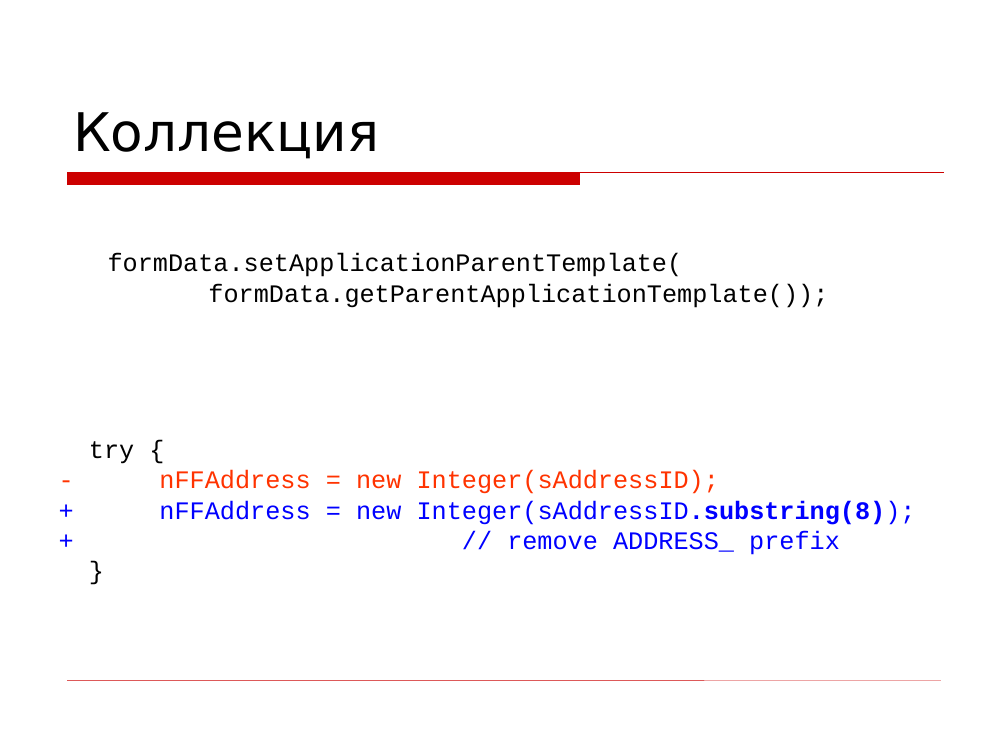
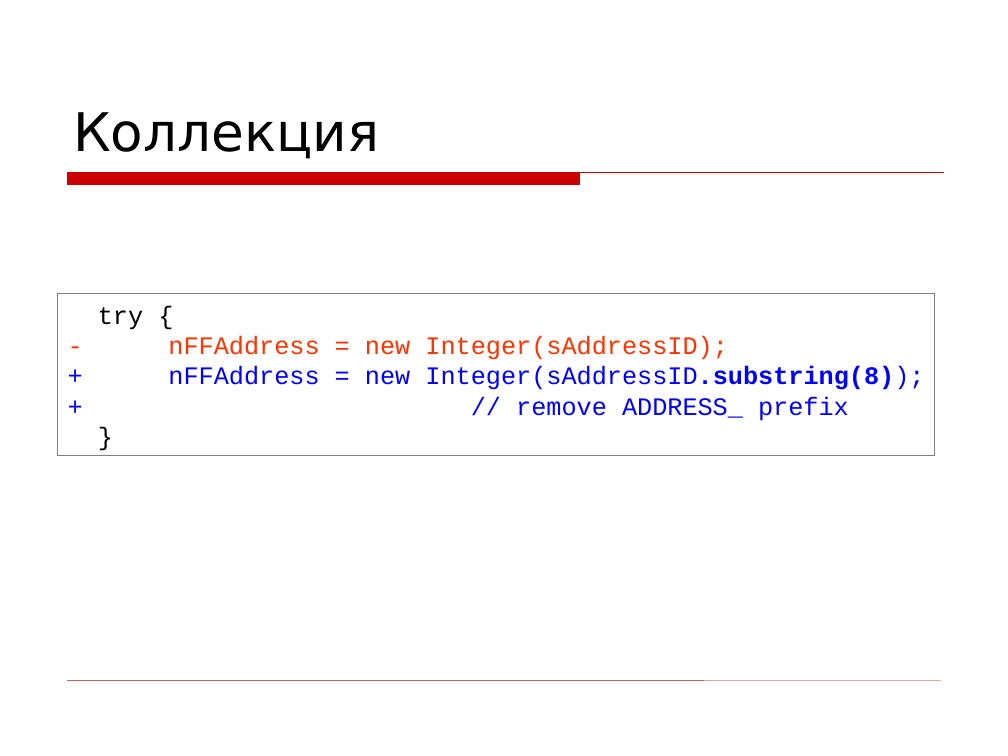
Before and after one commit to asolntsev/presentations, a slide deck: slide 22 of wtf-code/WTF_code.devclub.ru.ppt (slide 27 before the commit). Drawn at 1008x756 pixels with LibreOffice and Linux fonts; fonts in the diff are those of the drawing; background and template pictures are left out. Boxes give left, top, right and bottom in pixels: in the first picture for what was removed or moved away, otherwise in the second. Text is boxed around its words. In the diff, an @@ line names an element or a change of style, - is before the commit and + after.

```diff
--- a/wtf-code/WTF_code.devclub.ru.ppt
+++ b/wtf-code/WTF_code.devclub.ru.ppt
@@ text removed at <box>108,253,828,308</box> @@
-formData.setApplicationParentTemplate(
-formData.getParentApplicationTemplate());
@@ rectangle "try {": place and size @@
-rectangle "try {" at <box>89,441,916,555</box>
+rectangle "try {" at <box>57,294,934,456</box>
@@ rectangle "try {" at <box>57,294,934,456</box>: fill none to #FFFFFF; outline none to #808080 0.74 pt @@
```
Also in this commit, not shown: 20 other slides changed, 5 slides added, 11 slides removed.
